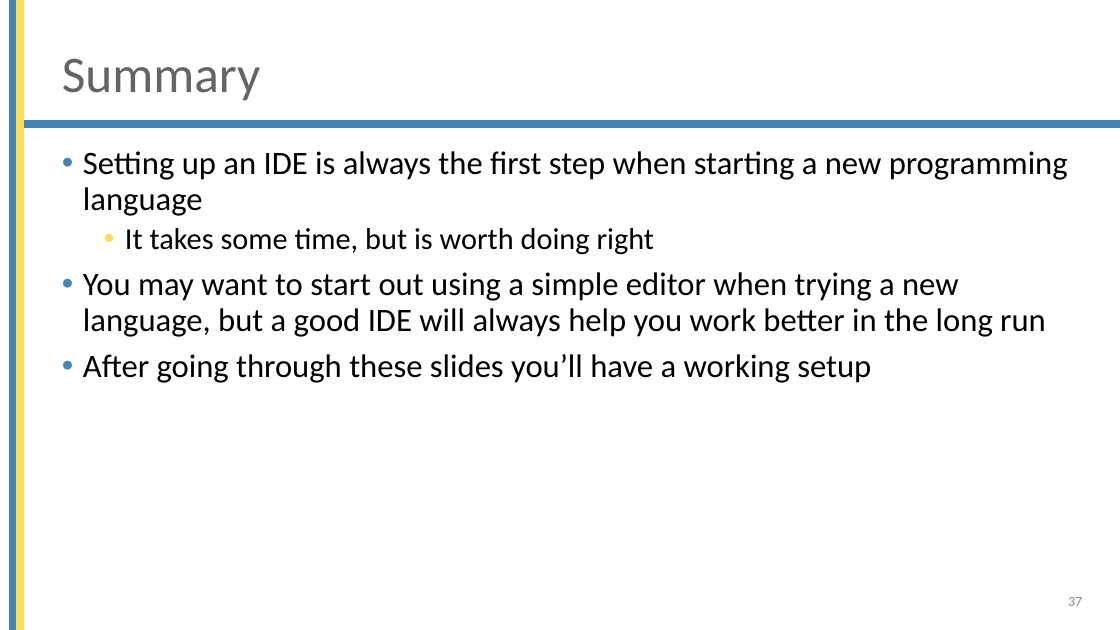
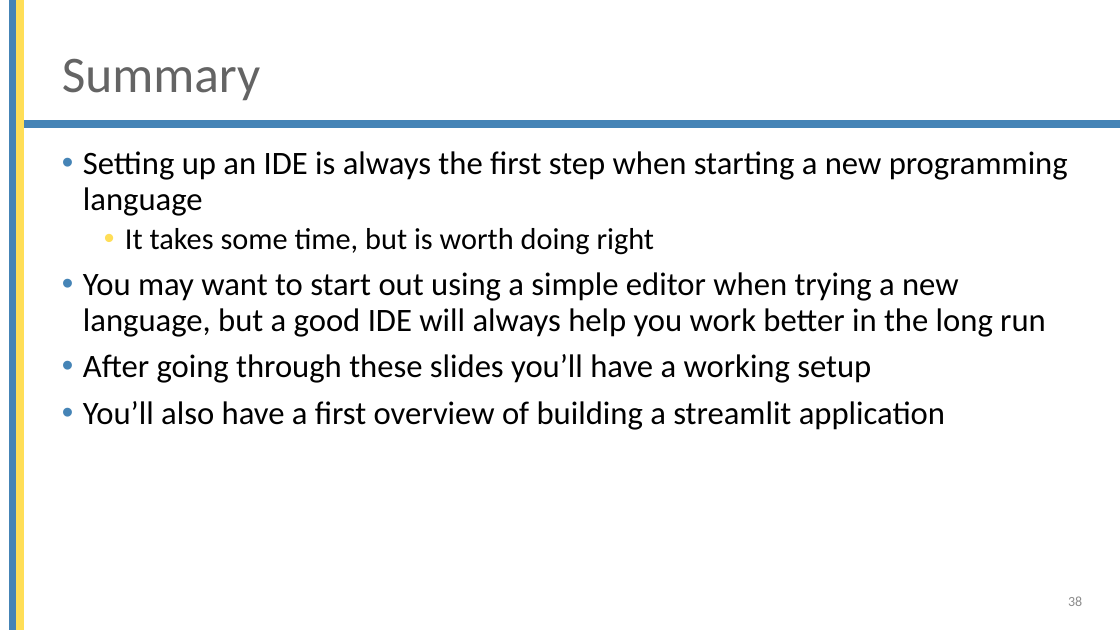
Before and after one commit to mjochen/Cello_AI, a slide deck: slide 38 of ppts/3 - Setting up your working environment.pptx (slide 37 before the commit). Drawn at 1120x630 pixels with LibreOffice and Linux fonts; fonts in the diff are those of the drawing; background and template pictures are left out. Boxes give left, top, right and bottom in pixels: in the first picture for what was removed or moved away, otherwise in the second. Text is boxed around its words. In the diff, an @@ line names an element or a change of style, - is before the commit and + after.

```diff
--- a/ppts/3 - Setting up your working environment.pptx
+++ b/ppts/3 - Setting up your working environment.pptx
@@ text at box(83, 401, 945, 430): paragraph added @@
+• You’ll also have a first overview of building a streamlit application
@@ page number at box(1068, 596, 1082, 606): text changed @@
-37
+38
```
Also in this commit, not shown: 1 other slide changed, 1 slide added, 2 other files.
